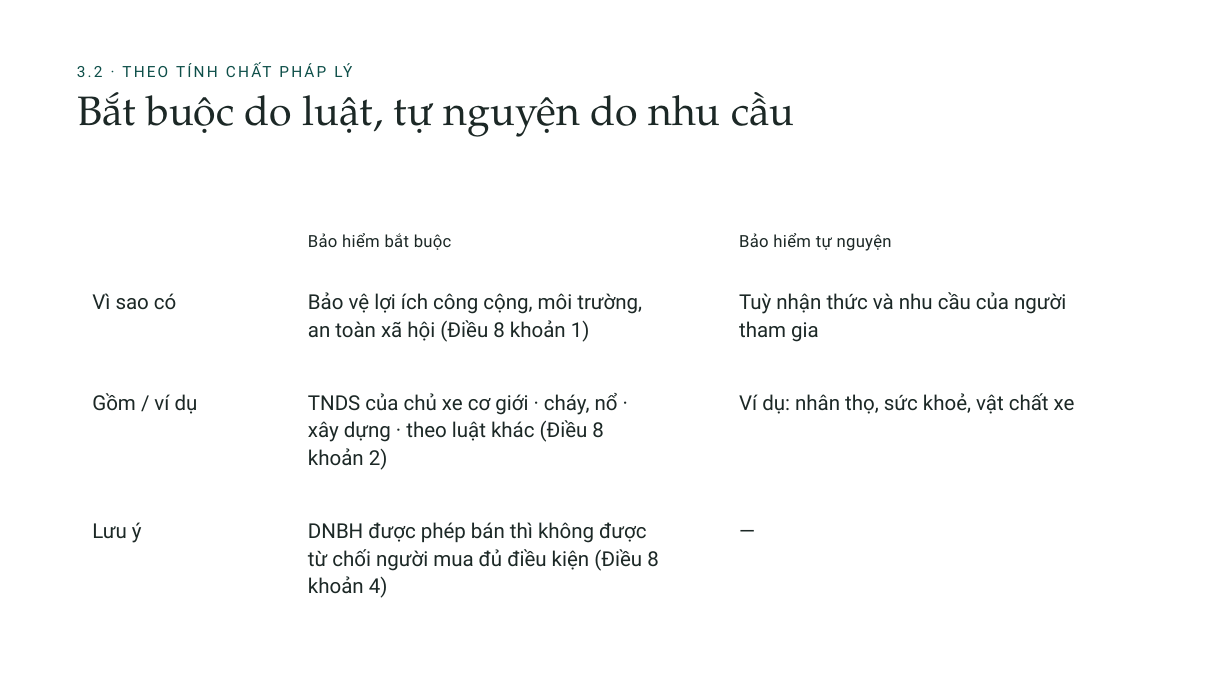
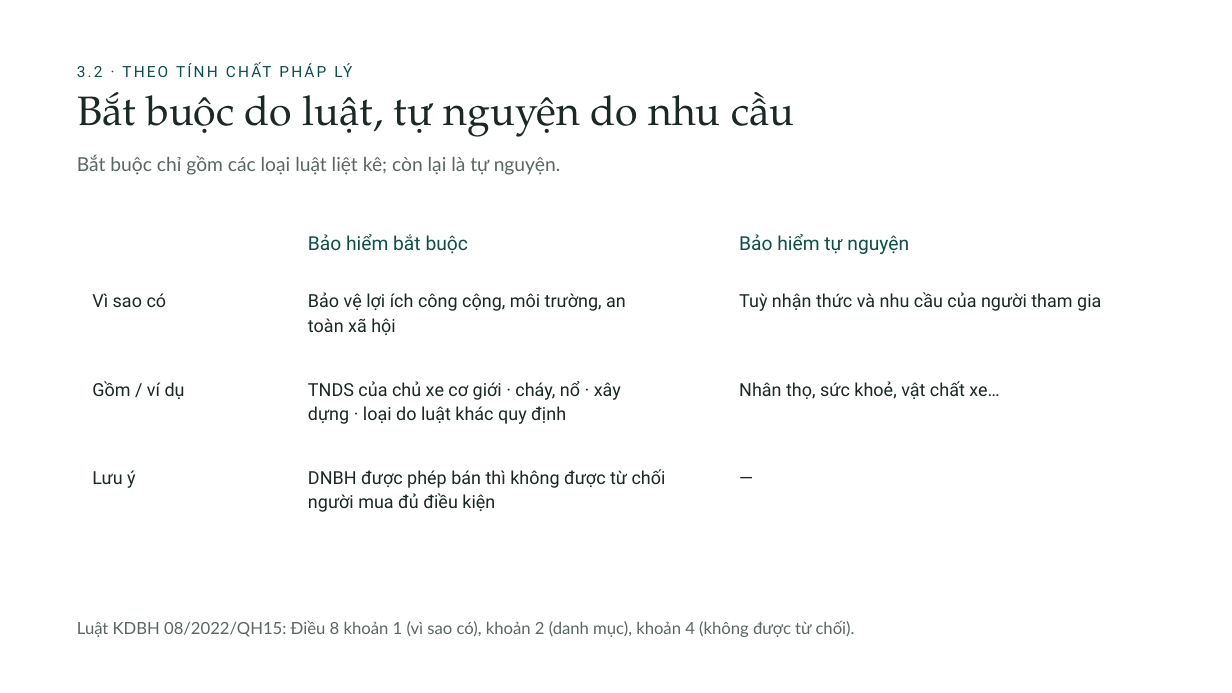
Before and after one commit to tranquanghaofake-dotcom/Law, a slide deck: slide 17 of docs/bai/ch3-bao-hiem-thuong-mai/bao-hiem-thuong-mai.pptx. Drawn at 1232x693 pixels with LibreOffice and Linux fonts; fonts in the diff are those of the drawing; background and template pictures are left out. Boxes give left, top, right and bottom in pixels: in the first picture for what was removed or moved away, otherwise in the second. Text is boxed around its words. In the diff, an @@ line names an element or a change of style, - is before the commit and + after.

```diff
--- a/docs/bai/ch3-bao-hiem-thuong-mai/bao-hiem-thuong-mai.pptx
+++ b/docs/bai/ch3-bao-hiem-thuong-mai/bao-hiem-thuong-mai.pptx
@@ text added at [77,154,561,175], 15 pt, text #5B6663 @@
+Bắt buộc chỉ gồm các loại luật liệt kê; còn lại là tự nguyện.
@@ text "Bảo hiểm bắt buộc" at [308,234,468,254]: size 13 to 15 pt, text colour #1C2826 to #0E4F49, letter spacing 0.3 to 0 pt; line spacing 16.9pt to 19.5pt @@
@@ text "Bảo hiểm tự nguyện" at [739,234,909,254]: size 13 to 15 pt, text colour #1C2826 to #0E4F49, letter spacing 0.3 to 0 pt; line spacing 16.9pt to 19.5pt @@
@@ text at [308,292,626,335]: text changed; size 16 to 14 pt @@
-Bảo vệ lợi ích công cộng, môi trường,
-an toàn xã hội (Điều 8 khoản 1)
+Bảo vệ lợi ích công cộng, môi trường, an
+toàn xã hội
@@ text at [739,292,1101,311]: text changed; size 16 to 14 pt @@
-Tuỳ nhận thức và nhu cầu của người
-tham gia
+Tuỳ nhận thức và nhu cầu của người tham gia
@@ text "Gồm / ví dụ": place and size @@
-text "Gồm / ví dụ" at [92,393,198,414]
+text "Gồm / ví dụ" at [92,381,185,399]
@@ text at [308,381,621,424]: text changed; size 16 to 14 pt @@
-TNDS của chủ xe cơ giới · cháy, nổ ·
-xây dựng · theo luật khác (Điều 8
-khoản 2)
+TNDS của chủ xe cơ giới · cháy, nổ · xây
+dựng · loại do luật khác quy định
@@ text at [739,381,999,399]: text changed; size 16 to 14 pt @@
-Ví dụ: nhân thọ, sức khoẻ, vật chất xe
+Nhân thọ, sức khoẻ, vật chất xe…
@@ text "Lưu ý": place and size @@
-text "Lưu ý" at [92,522,142,543]
+text "Lưu ý" at [92,470,136,488]
@@ text at [308,469,666,512]: text changed; size 16 to 14 pt @@
-DNBH được phép bán thì không được
-từ chối người mua đủ điều kiện (Điều 8
-khoản 4)
+DNBH được phép bán thì không được từ chối
+người mua đủ điều kiện
@@ size 16 to 14 pt; line spacing 21.6pt to 18.9pt in 4 elements at [92,293,167,307], [92,381,185,399], [92,470,136,488], [739,464,771,491] @@
@@ text "—": place and size @@
-text "—" at [739,515,773,545]
+text "—" at [739,464,771,491]
@@ text added at [77,620,855,637], 13 pt, text #5B6663 @@
+Luật KDBH 08/2022/QH15: Điều 8 khoản 1 (vì sao có), khoản 2 (danh mục), khoản 4 (không được từ chối).
```
Also in this commit, not shown: 30 other slides changed, 18 other files.
